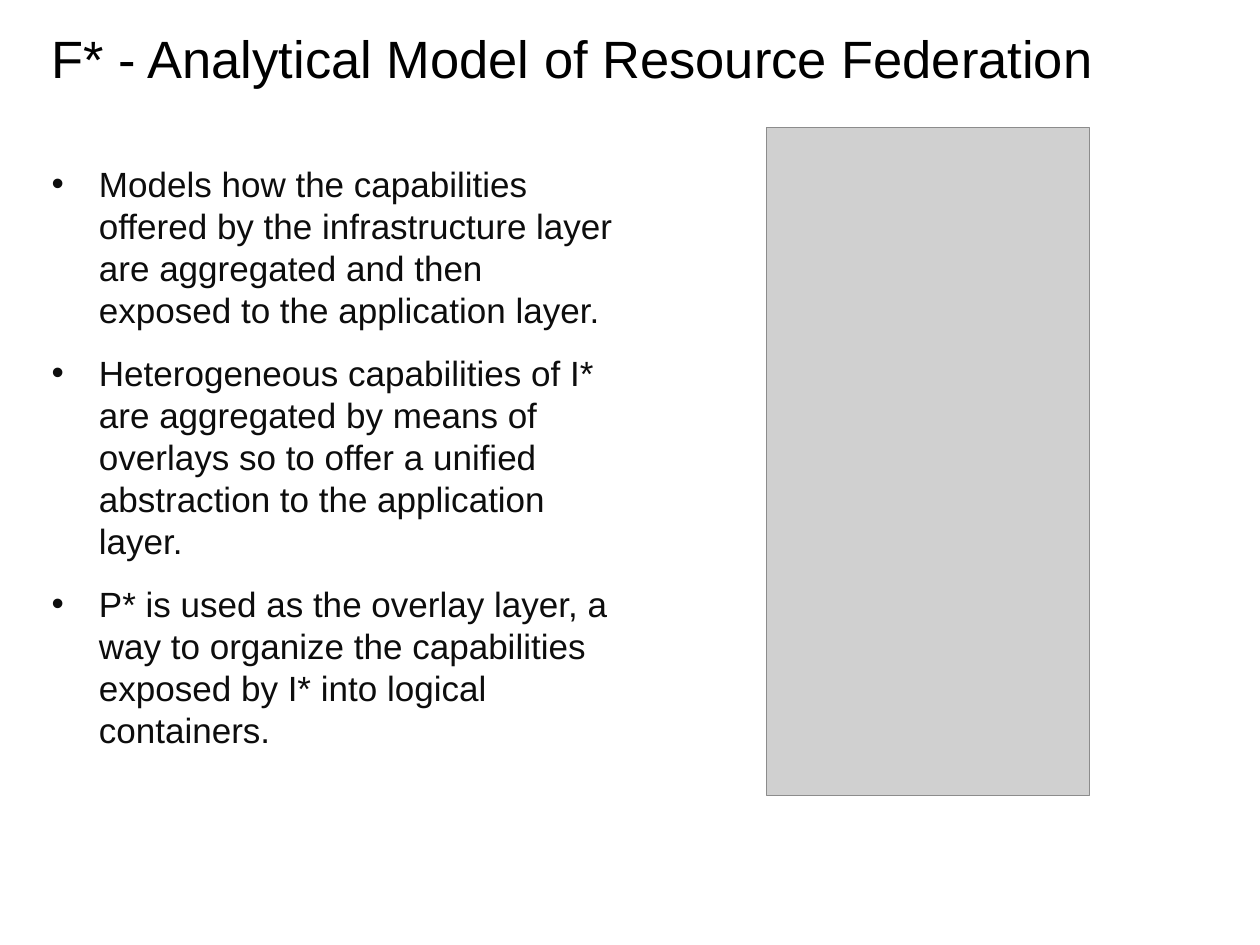
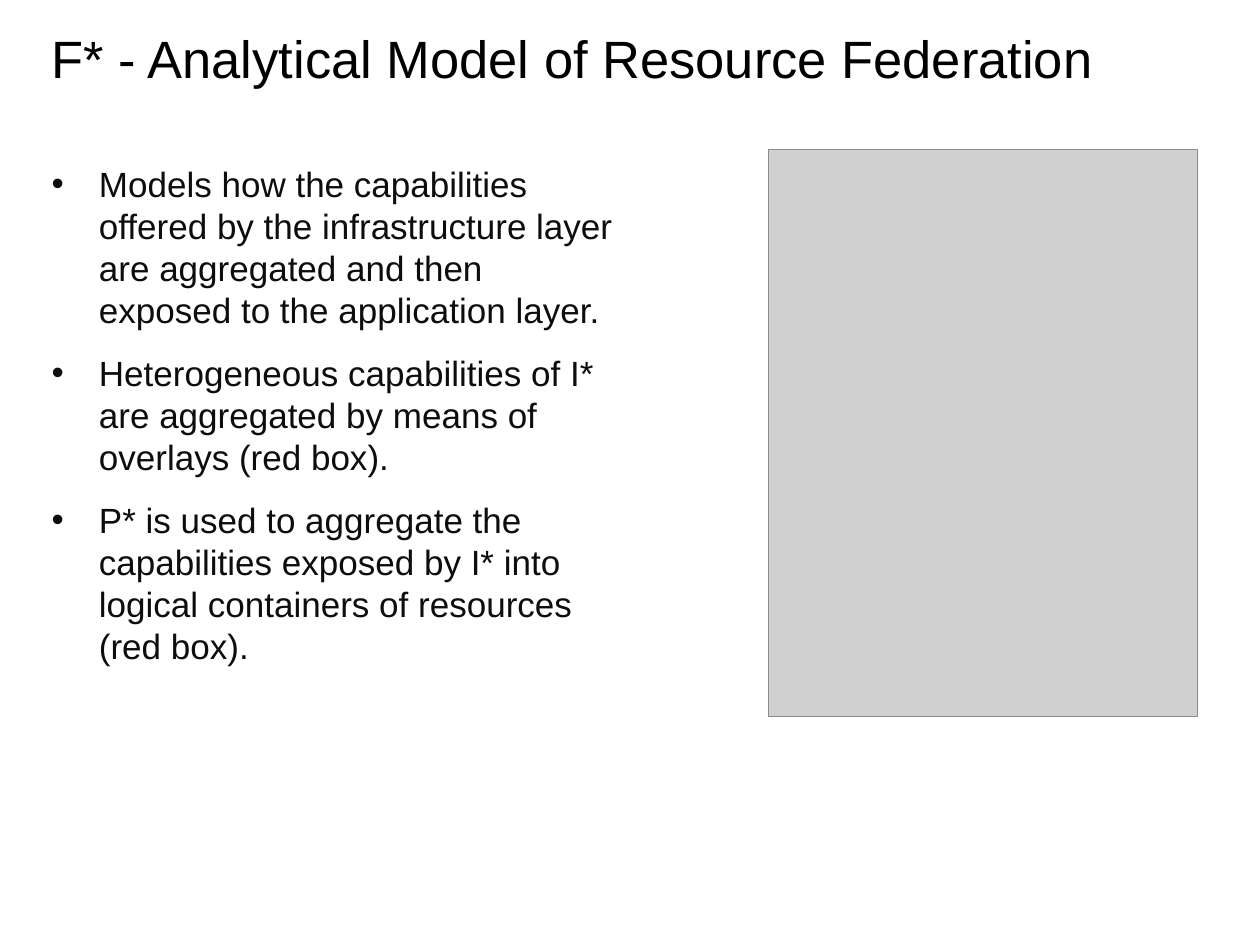
Before and after one commit to saga-project/NGMW, a slide deck: slide 1 of presentations/f-star.pptx. Drawn at 1260x945 pixels with LibreOffice and Linux fonts; fonts in the diff are those of the drawing; grey boxes stand for pictures; background and template pictures are left out. Boxes give left, top, right and bottom in pixels: in the first picture for what was removed or moved away, otherwise in the second. Text is boxed around its words. In the diff, an @@ line names an element or a change of style, - is before the commit and + after.

```diff
--- a/presentations/f-star.pptx
+++ b/presentations/f-star.pptx
@@ picture: place and size @@
-picture at (767,129,1090,796)
+picture at (769,150,1198,717)
@@ text at (99,360,593,666): text changed @@
-• Heterogeneous capabilities of I* are aggregated by means of overlays so to offer a unified abstraction to the application layer.
-• P* is used as the overlay layer, a way to organize the capabilities exposed by I* into logical containers.
+• Heterogeneous capabilities of I* are aggregated by means of overlays (red box).
+• P* is used to aggregate the capabilities exposed by I* into logical containers of resources (red box).
```
Also in this commit, not shown: 1 other file.
